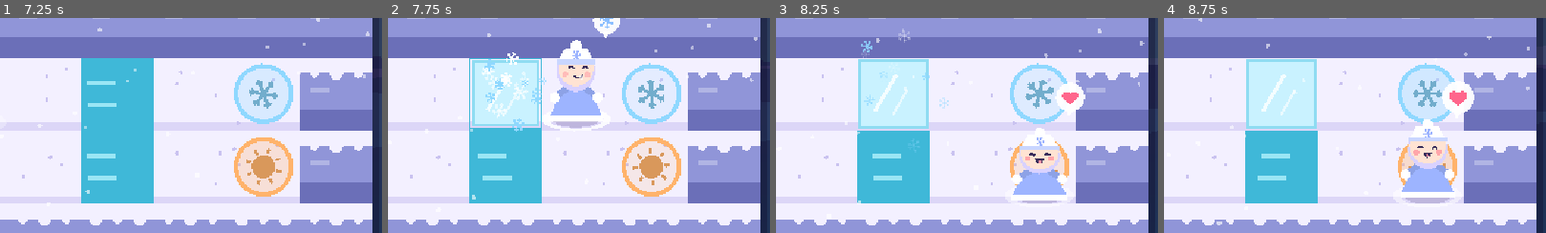
Above: before the commit, frames 1-4 (left to right).
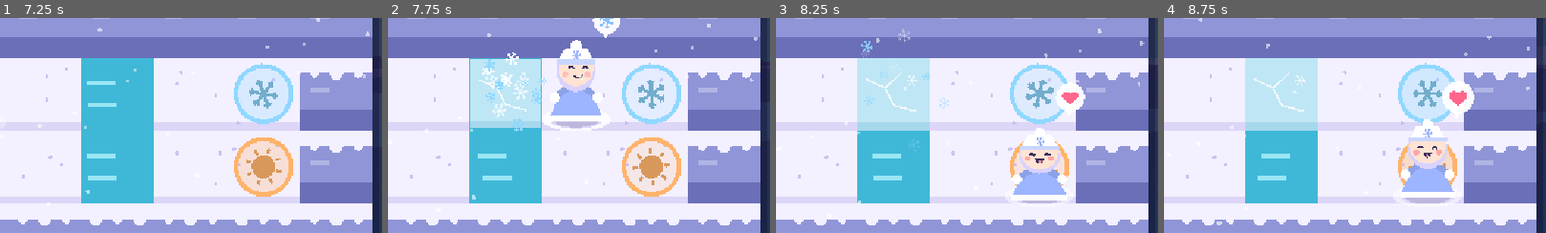
Above: after the commit, the same moments.

Repository: ahab94/sparkfrost
Game: Godot game, scene res://scenes/main.tscn
The game is run twice, just before and just after one commit, with the same random seed, the same clock (stepped at 60 frames per second) and the same inputs.
Inputs:
- Up to frame 1 (7.25 s): tap Enter (s_power) at 0.5 s; hold D (f_right) 0.53-1.28 s; tap Space (f_power) at 0.6 s; hold S (f_down) 1.28-2.03 s; tap M (music) at 1.35 s; hold D (f_right) 2.03-2.78 s; hold ] (next_level) 2.03-2.78 s; hold W (f_up) 2.78-3.53 s; tap [ (prev_level) at 2.85 s; hold Enter (s_power) 3.53-4.28 s; hold A (f_left) 3.53-5.03 s; tap Z (undo) at 4.35 s; hold S (f_down) 5.03-5.78 s; tap E at 5.1 s; hold D (f_right) 5.78-6.53 s; tap Keypad Enter at 5.85 s; hold W (f_up) from 6.53 s (still down); tap Backspace at 6.6 s
- Up to frame 2 (7.75 s): release W (f_up) at 7.28 s; hold D (f_right) from 7.28 s (still down); tap Space (f_power) at 7.35 s
- Up to frame 3 (8.25 s): release D (f_right) at 8.03 s; hold S (f_down) from 8.03 s (still down); hold M (music) from 8.03 s (still down)
- Up to frame 4 (8.75 s): keep holding S (f_down); keep holding M (music)
The pictures show only the part of the screen within x 39-89%, y 21-71%; the shares and areas given below are measured in that part.

Frame 1 is identical in both runs. In frame 2, 1.5% of the frame differs, in the area x 21-40%, y 19-52%; in frame 3, 1.8%; in frame 4, 1.8%, in the area x 21-41%, y 18-53%.

Commit message:
Make ice blocks look like raised cubes and frozen water look like flat ground
Co-Authored-By: Claude Opus 5.5 <noreply@anthropic.com>

Diff:
--- a/scripts/art.gd
+++ b/scripts/art.gd
@@ -68,12 +68,15 @@
 				var off := sin(t * 2.5 + cell.x * 1.3 + k) * s * 0.08
 				ci.draw_line(Vector2(r.position.x + s * 0.15 + off, y), Vector2(r.position.x + s * 0.55 + off, y), WATER_LIGHT, s * 0.05)
 		Rules.ICE:
-			_snow(ci, r, cell)
-			var inner := r.grow(-s * 0.04)
-			ci.draw_rect(inner, ICE)
-			ci.draw_rect(inner, ICE_EDGE, false, s * 0.04)
-			ci.draw_line(inner.position + Vector2(s * 0.2, s * 0.7), inner.position + Vector2(s * 0.5, s * 0.2), Color(1, 1, 1, 0.8), s * 0.05)
-			ci.draw_line(inner.position + Vector2(s * 0.45, s * 0.75), inner.position + Vector2(s * 0.65, s * 0.4), Color(1, 1, 1, 0.6), s * 0.035)
+			# Frozen water: a flat, frosty pond surface you can walk on.
+			# Deliberately flat (no border, no depth) so it never looks like a block.
+			ci.draw_rect(r, Color("bfe6f5"))
+			ci.draw_rect(Rect2(r.position + Vector2(0, s * 0.9), Vector2(s, s * 0.1)), Color("a6d8ec"))
+			var crack := Color(1, 1, 1, 0.75)
+			ci.draw_polyline(PackedVector2Array([r.position + Vector2(s * 0.12, s * 0.3), r.position + Vector2(s * 0.38, s * 0.42),
+					r.position + Vector2(s * 0.5, s * 0.66), r.position + Vector2(s * 0.8, s * 0.74)]), crack, s * 0.025)
+			ci.draw_line(r.position + Vector2(s * 0.38, s * 0.42), r.position + Vector2(s * 0.6, s * 0.22), crack, s * 0.02)
+			snowflake(ci, r.position + Vector2(s * 0.75, s * 0.32), s * 0.08, Color(1, 1, 1, 0.5), 0.0)
 		_:
 			_snow(ci, r, cell)
 	match kind:
@@ -100,13 +103,19 @@
 		ci.draw_circle(p, s * 0.025, Color("c9c2f0"))
 
 
+## An ice block: a chunky raised cube with a shadow, a bright top face and a
+## darker front face, so it clearly reads as an object you can push or melt.
 static func block(ci: CanvasItem, r: Rect2) -> void:
 	var s := r.size.x
-	var b := r.grow(-s * 0.08)
-	ci.draw_rect(b, Color(0.75, 0.94, 1.0, 0.95))
-	ci.draw_rect(Rect2(b.position, Vector2(b.size.x, b.size.y * 0.25)), Color(0.9, 0.98, 1.0))
-	ci.draw_rect(b, ICE_EDGE.darkened(0.15), false, s * 0.05)
-	ci.draw_line(b.position + Vector2(s * 0.15, s * 0.65), b.position + Vector2(s * 0.4, s * 0.35), Color.WHITE, s * 0.05)
+	ci.draw_rect(Rect2(r.position + Vector2(s * 0.12, s * 0.8), Vector2(s * 0.8, s * 0.14)), Color(0.2, 0.15, 0.4, 0.2))  # shadow
+	var top := Rect2(r.position + Vector2(s * 0.1, s * 0.02), Vector2(s * 0.8, s * 0.56))
+	var front := Rect2(r.position + Vector2(s * 0.1, s * 0.58), Vector2(s * 0.8, s * 0.28))
+	ci.draw_rect(front, Color("5fb3d6"))
+	ci.draw_rect(top, Color("d8f6ff"))
+	ci.draw_rect(Rect2(top.position, top.size + Vector2(0, front.size.y)), Color("3d8fb5"), false, s * 0.05)
+	ci.draw_line(front.position, front.position + Vector2(front.size.x, 0), Color("3d8fb5"), s * 0.04)
+	ci.draw_line(top.position + Vector2(s * 0.12, s * 0.42), top.position + Vector2(s * 0.34, s * 0.12), Color.WHITE, s * 0.06)
+	ci.draw_line(top.position + Vector2(s * 0.3, s * 0.46), top.position + Vector2(s * 0.44, s * 0.28), Color(1, 1, 1, 0.7), s * 0.04)
 
 
 static func lantern(ci: CanvasItem, c: Vector2, s: float, lit: bool, t: float) -> void:
